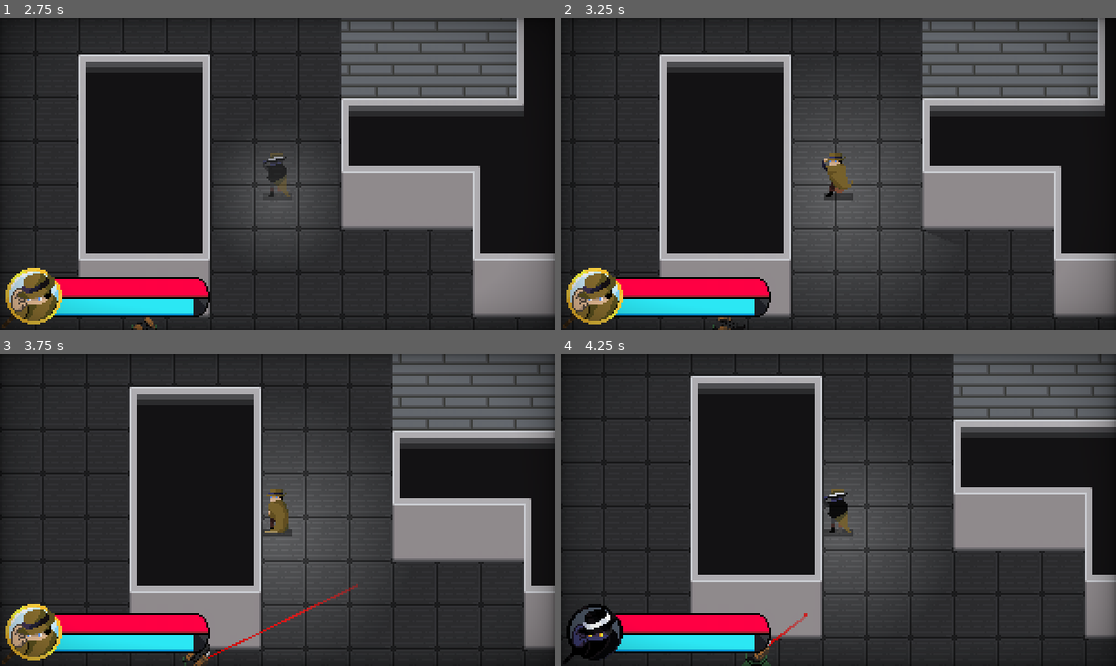
Above: before the commit, frames 1-4 (two rows, left to right).
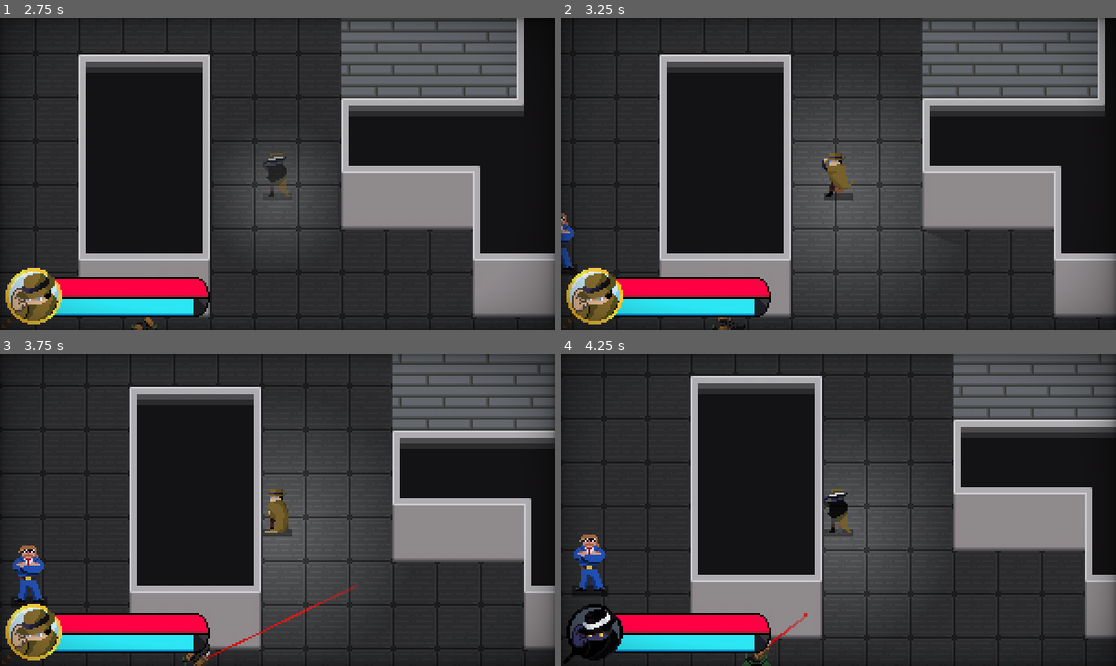
Above: after the commit, the same moments.

Repository: Cabidge/SGD1
Game: Godot game, scene res://assets/Main.tscn
The game is run twice, just before and just after one commit, with the same random seed, the same clock (stepped at 60 frames per second) and the same inputs. The engine's default icon, where the game draws it, is replaced by a stand-in: a white triangle on a blue panel in a dark square.
Inputs (mouse positions are in pixels of both pictures, inside the frame that each line leads up to):
- Up to frame 1 (2.75 s): move the mouse to (249, 236) at 0.52 s; press the mouse at (249, 236) at 0.53 s; hold W (move_up) 0.53-2.03 s; right-click (249, 236) at 0.8 s; move the mouse to (444, 220) at 1.27 s; release the mouse at (444, 220) at 1.28 s; right-click (444, 220) at 1.35 s; click (444, 220) at 1.55 s; move the mouse to (111, 127) at 2.02 s; press the mouse at (111, 127) at 2.03 s; hold A (move_left) from 2.03 s (still down); right-click (111, 127) at 2.3 s
- Up to frame 2 (3.25 s): keep holding A (move_left); move the mouse to (866, 174) at 2.77 s; release the mouse at (866, 174) at 2.78 s; right-click (866, 174) at 2.85 s; click (866, 174) at 3.05 s
- Up to frame 3 (3.75 s): move the mouse to (194, 432) at 3.52 s; release A (move_left) at 3.53 s; press the mouse at (194, 432) at 3.53 s; hold S (move_down) from 3.53 s (still down)
- Up to frame 4 (4.25 s): keep holding S (move_down); right-click (755, 432) at 3.8 s

Frame 1 is identical in both runs. In frame 2, 0.3% of the frame differs, in the area x 0-3%, y 62-81%; in frame 3, 0.6%, in the area x 2-8%, y 61-80%; in frame 4, 0.6%.

Commit message:
Pathfinding

Diff:
--- a/Character.gd
+++ b/Character.gd
@@ -3,8 +3,8 @@
 
 var velocity : Vector2 = Vector2.ZERO
 
-func lerp_vel(dir : Vector2, speed : float):
-	velocity = velocity.linear_interpolate(dir * speed, 0.3)
+func lerp_vel(dir : Vector2, speed : float, weight : float = 0.3):
+	velocity = velocity.linear_interpolate(dir * speed, weight)
 
 func handle_movement():
 	velocity = move_and_slide(velocity)
--- a/PatrolCharacter.gd
+++ b/PatrolCharacter.gd
@@ -4,6 +4,27 @@
 signal path_completed
 
 var path : PoolVector2Array
+var vec : Vector2 = Vector2.ZERO
 
 func _ready():
 	add_to_group("Patrol")
+
+func follow_path(speed : float) -> bool:
+	if path.size() > 0:
+		print(path[0])
+		var dist = position.distance_to(path[0])
+		if dist > 12:
+			var Vec = (path[0] - position) / dist
+			vec = vec.linear_interpolate(Vec,0.05).normalized()
+			lerp_vel(vec,speed,0.2)
+			handle_movement()
+		else:
+			path.remove(0)
+	else:
+		position = position.round()
+		vec = Vector2.ZERO
+#		lerp_vel(Vector2.ZERO,0)
+#		handle_movement()
+		emit_signal("path_completed")
+		return false
+	return true
--- a/assets/Main.tscn
+++ b/assets/Main.tscn
@@ -17,7 +17,8 @@
 [ext_resource path="res://assets/projectiles/bullet/BulletSpark.tscn" type="PackedScene" id=15]
 [ext_resource path="res://assets/tiles/grey.png" type="Texture" id=16]
 [ext_resource path="res://assets/Walls.gd" type="Script" id=17]
-[ext_resource path="res://assets/navigation/NavGen.tscn" type="PackedScene" id=18]
+[ext_resource path="res://assets/navigation/NavManager.tscn" type="PackedScene" id=18]
+[ext_resource path="res://assets/guard/Guard.tscn" type="PackedScene" id=19]
 
 [sub_resource type="TileSet" id=1]
 0/name = "Floor.png 0"
@@ -323,7 +324,12 @@
 position = Vector2( 396, 322 )
 starting_angle = 180.0
 
-[node name="NavGen" parent="YSort" instance=ExtResource( 18 )]
+[node name="NavManager" parent="YSort" instance=ExtResource( 18 )]
+wall_path = NodePath("../Walls")
+floor_path = NodePath("../../Floor")
+
+[node name="Guard" parent="YSort/NavManager" instance=ExtResource( 19 )]
+position = Vector2( 305, 286 )
 
 [node name="CanvasLayer" type="CanvasLayer" parent="."]
 
--- /dev/null
+++ b/assets/guard/Guard.gd
@@ -0,0 +1,12 @@
+extends PatrolCharacter2D
+
+const MAX_SPEED = Global.TILE * 2.5
+
+onready var sprite = $Sprite
+
+func _physics_process(delta):
+	if follow_path(MAX_SPEED):
+		sprite.animation = "walk"
+		sprite.flip_h = velocity.x > 0
+	else:
+		sprite.animation = "default"
--- a/assets/guard/Guard.tscn
+++ b/assets/guard/Guard.tscn
@@ -1,11 +1,12 @@
-[gd_scene load_steps=34 format=2]
+[gd_scene load_steps=35 format=2]
 
 [ext_resource path="res://assets/guard/sprites/default.png" type="Texture" id=1]
 [ext_resource path="res://assets/guard/sprites/walk.png" type="Texture" id=2]
 [ext_resource path="res://assets/guard/sprites/dying.png" type="Texture" id=3]
 [ext_resource path="res://assets/guard/sprites/attack.png" type="Texture" id=4]
-[ext_resource path="res://PatrolCharacter.gd" type="Script" id=5]
+[ext_resource path="res://assets/guard/Guard.gd" type="Script" id=5]
 [ext_resource path="res://StateMachine.gd" type="Script" id=6]
+[ext_resource path="res://assets/Shadow.tscn" type="PackedScene" id=7]
 
 [sub_resource type="AtlasTexture" id=3]
 atlas = ExtResource( 2 )
@@ -130,22 +131,29 @@
 "speed": 10.0
 } ]
 
-[sub_resource type="RectangleShape2D" id=1]
-extents = Vector2( 11, 6 )
+[sub_resource type="CircleShape2D" id=28]
+radius = 5.0
 
 [node name="Guard" type="KinematicBody2D" groups=[
 "Guard",
 ]]
+collision_layer = 0
+collision_mask = 9
 script = ExtResource( 5 )
 
 [node name="StateMachine" type="Node" parent="."]
 script = ExtResource( 6 )
 
 [node name="Sprite" type="AnimatedSprite" parent="."]
+light_mask = 0
 position = Vector2( 0, -16 )
 frames = SubResource( 2 )
+animation = "walk"
+frame = 2
 playing = true
 
 [node name="CollisionShape2D" type="CollisionShape2D" parent="."]
-visible = false
-shape = SubResource( 1 )
+shape = SubResource( 28 )
+
+[node name="Shadow" parent="." instance=ExtResource( 7 )]
+scale = Vector2( 10, 3 )
--- a/assets/navigation/NavGen.gd
+++ b/assets/navigation/NavGen.gd
@@ -2,6 +2,9 @@
 
 onready var nav_map = $TileMap
 
-func generate(tile_map : TileMap):
-	for cell in tile_map.get_used_cells():
-		nav_map.set_cell(cell.x,cell.y,0)
+func generate(wall_map : TileMap, floor_map : TileMap):
+	for floor_cell in floor_map.get_used_cells():
+		if wall_map.get_cell(floor_cell.x,floor_cell.y) == -1:
+			nav_map.set_cell(floor_cell.x,floor_cell.y,1)
+
+	nav_map.update_bitmask_region()
--- a/assets/navigation/NavGen.tscn
+++ b/assets/navigation/NavGen.tscn
@@ -1,28 +1,108 @@
-[gd_scene load_steps=5 format=2]
+[gd_scene load_steps=23 format=2]
 
 [ext_resource path="res://assets/tiles/Floor.png" type="Texture" id=1]
 [ext_resource path="res://assets/navigation/NavGen.gd" type="Script" id=2]
 
-[sub_resource type="NavigationPolygon" id=1]
-vertices = PoolVector2Array( 0, 0, 24, 0, 24, 24, 0, 24 )
-polygons = [ PoolIntArray( 0, 1, 2, 3 ) ]
+[sub_resource type="NavigationPolygon" id=3]
+vertices = PoolVector2Array( 8, 8, 8, 16, 8, 24, 24, 24, 24, 8 )
+polygons = [ PoolIntArray( 0, 1, 2, 3, 4 ) ]
+
+[sub_resource type="NavigationPolygon" id=4]
+vertices = PoolVector2Array( 8, 0, 8, 0, 8, 24, 24, 24, 24, 0 )
+polygons = [ PoolIntArray( 0, 1, 2, 3, 4 ) ]
+
+[sub_resource type="NavigationPolygon" id=5]
+vertices = PoolVector2Array( 8, 0, 8, 0, 8, 16, 24, 16, 24, 3.8147e-06 )
+polygons = [ PoolIntArray( 0, 1, 2, 3, 4 ) ]
+
+[sub_resource type="NavigationPolygon" id=6]
+vertices = PoolVector2Array( 8, 8, 8, 8, 8, 16, 24, 16, 24, 8 )
+polygons = [ PoolIntArray( 0, 1, 2, 3, 4 ) ]
+
+[sub_resource type="NavigationPolygon" id=7]
+vertices = PoolVector2Array( 0, 8, 0, 8, 24, 8, 24, 24, 0, 24, 0, 12 )
+polygons = [ PoolIntArray( 0, 1, 2, 3, 4, 5 ) ]
+
+[sub_resource type="NavigationPolygon" id=8]
+vertices = PoolVector2Array( 0, 0, 0, 0, 0, 24, 24, 24, 24, 0 )
+polygons = [ PoolIntArray( 0, 1, 2, 3, 4 ) ]
+
+[sub_resource type="NavigationPolygon" id=9]
+vertices = PoolVector2Array( 0, 3.8147e-06, 0, 3.8147e-06, 0, 16, 24, 16, 24, 3.8147e-06 )
+polygons = [ PoolIntArray( 0, 1, 2, 3, 4 ) ]
+
+[sub_resource type="NavigationPolygon" id=10]
+vertices = PoolVector2Array( 0, 8, 0, 8, 0, 16, 24, 16, 24, 8 )
+polygons = [ PoolIntArray( 0, 1, 2, 3, 4 ) ]
+
+[sub_resource type="NavigationPolygon" id=11]
+vertices = PoolVector2Array( 0, 8, 8, 8, 16, 8, 16, 24, 3.8147e-06, 24 )
+polygons = [ PoolIntArray( 0, 1, 2, 3, 4 ) ]
+
+[sub_resource type="NavigationPolygon" id=12]
+vertices = PoolVector2Array( 3.8147e-06, 0, 3.8147e-06, 0, 16, 0, 16, 24, 3.8147e-06, 24 )
+polygons = [ PoolIntArray( 0, 1, 2, 3, 4 ) ]
+
+[sub_resource type="NavigationPolygon" id=13]
+vertices = PoolVector2Array( 3.8147e-06, 3.8147e-06, 3.8147e-06, 3.8147e-06, 0, 16, 16, 16, 16, 0 )
+polygons = [ PoolIntArray( 0, 1, 2, 3, 4 ) ]
+
+[sub_resource type="NavigationPolygon" id=14]
+vertices = PoolVector2Array( 0, 8, 0, 8, 0, 16, 16, 16, 16, 8 )
+polygons = [ PoolIntArray( 0, 1, 2, 3, 4 ) ]
+
+[sub_resource type="NavigationPolygon" id=15]
+vertices = PoolVector2Array( 8, 8, 8, 8, 8, 24, 16, 24, 16, 8 )
+polygons = [ PoolIntArray( 0, 1, 2, 3, 4 ) ]
+
+[sub_resource type="NavigationPolygon" id=16]
+vertices = PoolVector2Array( 8, 0, 8, 0, 8, 24, 16, 24, 16, 0 )
+polygons = [ PoolIntArray( 0, 1, 2, 3, 4 ) ]
+
+[sub_resource type="NavigationPolygon" id=17]
+vertices = PoolVector2Array( 8, 0, 8, 0, 8, 16, 16, 16, 16, 0 )
+polygons = [ PoolIntArray( 0, 1, 2, 3, 4 ) ]
+
+[sub_resource type="NavigationPolygon" id=18]
+vertices = PoolVector2Array( 16, 0, 16, 8, 24, 8, 24, 24, 0, 24, 0, 0, 16, 0 )
+polygons = [ PoolIntArray( 0, 1, 2, 3, 4, 5, 6 ) ]
+
+[sub_resource type="NavigationPolygon" id=19]
+vertices = PoolVector2Array( 8, 0, 8, 8, 0, 8, 0, 24, 24, 24, 24, 0 )
+polygons = [ PoolIntArray( 0, 1, 2, 3, 4, 5 ) ]
+
+[sub_resource type="NavigationPolygon" id=20]
+vertices = PoolVector2Array( 16, 24, 16, 16, 24, 16, 24, 0, 0, 0, 0, 24 )
+polygons = [ PoolIntArray( 0, 1, 2, 3, 4, 5 ) ]
+
+[sub_resource type="NavigationPolygon" id=21]
+vertices = PoolVector2Array( 0, 0, 0, 16, 8, 16, 8, 24, 24, 24, 24, 0, 0, 0 )
+polygons = [ PoolIntArray( 0, 1, 2, 3, 4, 5, 6 ) ]
 
 [sub_resource type="TileSet" id=2]
-0/name = "Floor.png 0"
-0/texture = ExtResource( 1 )
-0/tex_offset = Vector2( 0, 0 )
-0/modulate = Color( 1, 1, 1, 1 )
-0/region = Rect2( 0, 0, 24, 24 )
-0/tile_mode = 0
-0/occluder_offset = Vector2( 0, 0 )
-0/navigation_offset = Vector2( 0, 0 )
-0/navigation = SubResource( 1 )
-0/shape_offset = Vector2( 0, 0 )
-0/shape_transform = Transform2D( 1, 0, 0, 1, 0, 0 )
-0/shape_one_way = false
-0/shape_one_way_margin = 0.0
-0/shapes = [  ]
-0/z_index = 0
+1/name = "Floor.png 1"
+1/texture = ExtResource( 1 )
+1/tex_offset = Vector2( 0, 0 )
+1/modulate = Color( 1, 1, 1, 1 )
+1/region = Rect2( 0, 0, 120, 96 )
+1/tile_mode = 1
+1/autotile/bitmask_mode = 1
+1/autotile/bitmask_flags = [ Vector2( 0, 0 ), 432, Vector2( 0, 1 ), 438, Vector2( 0, 2 ), 54, Vector2( 0, 3 ), 48, Vector2( 1, 0 ), 504, Vector2( 1, 1 ), 511, Vector2( 1, 2 ), 63, Vector2( 1, 3 ), 56, Vector2( 2, 0 ), 216, Vector2( 2, 1 ), 219, Vector2( 2, 2 ), 27, Vector2( 2, 3 ), 24, Vector2( 3, 0 ), 144, Vector2( 3, 1 ), 146, Vector2( 3, 2 ), 18, Vector2( 3, 3 ), 16, Vector2( 4, 0 ), 507, Vector2( 4, 1 ), 510, Vector2( 4, 2 ), 255, Vector2( 4, 3 ), 447 ]
+1/autotile/icon_coordinate = Vector2( 1, 1 )
+1/autotile/tile_size = Vector2( 24, 24 )
+1/autotile/spacing = 0
+1/autotile/occluder_map = [  ]
+1/autotile/navpoly_map = [ Vector2( 0, 0 ), SubResource( 3 ), Vector2( 0, 1 ), SubResource( 4 ), Vector2( 0, 2 ), SubResource( 5 ), Vector2( 0, 3 ), SubResource( 6 ), Vector2( 1, 0 ), SubResource( 7 ), Vector2( 1, 1 ), SubResource( 8 ), Vector2( 1, 2 ), SubResource( 9 ), Vector2( 1, 3 ), SubResource( 10 ), Vector2( 2, 0 ), SubResource( 11 ), Vector2( 2, 1 ), SubResource( 12 ), Vector2( 2, 2 ), SubResource( 13 ), Vector2( 2, 3 ), SubResource( 14 ), Vector2( 3, 0 ), SubResource( 15 ), Vector2( 3, 1 ), SubResource( 16 ), Vector2( 3, 2 ), SubResource( 17 ), Vector2( 4, 0 ), SubResource( 18 ), Vector2( 4, 1 ), SubResource( 19 ), Vector2( 4, 2 ), SubResource( 20 ), Vector2( 4, 3 ), SubResource( 21 ) ]
+1/autotile/priority_map = [  ]
+1/autotile/z_index_map = [  ]
+1/occluder_offset = Vector2( 0, 0 )
+1/navigation_offset = Vector2( 0, 0 )
+1/shape_offset = Vector2( 0, 0 )
+1/shape_transform = Transform2D( 1, 0, 0, 1, 0, 0 )
+1/shape_one_way = false
+1/shape_one_way_margin = 0.0
+1/shapes = [  ]
+1/z_index = 0
 
 [node name="NavGen" type="Navigation2D"]
 script = ExtResource( 2 )
--- a/assets/navigation/NavManager.gd
+++ b/assets/navigation/NavManager.gd
@@ -1,14 +1,23 @@
 extends YSort
 
-export(NodePath) var tile_map_path
+export(NodePath) var wall_path
+export(NodePath) var floor_path
 
 var entities = []
 
 onready var nav_gen = $NavGen
 
 func _ready():
-	nav_gen.generate(get_node(tile_map_path))
+	nav_gen.generate(get_node(wall_path),get_node(floor_path))
 
 	for child in get_children():
 		if child is PatrolCharacter2D:
 			entities.append(child)
+
+func _input(event):
+	if event.is_action_pressed("attack"):
+		entities[0].path = generate_path(entities[0], get_global_mouse_position())
+
+func generate_path(entity : PatrolCharacter2D, destination : Vector2):
+	var path = nav_gen.get_simple_path(entity.position,destination)
+	return path
Not shown: 1 places in assets/Main.tscn that only renumber resources
